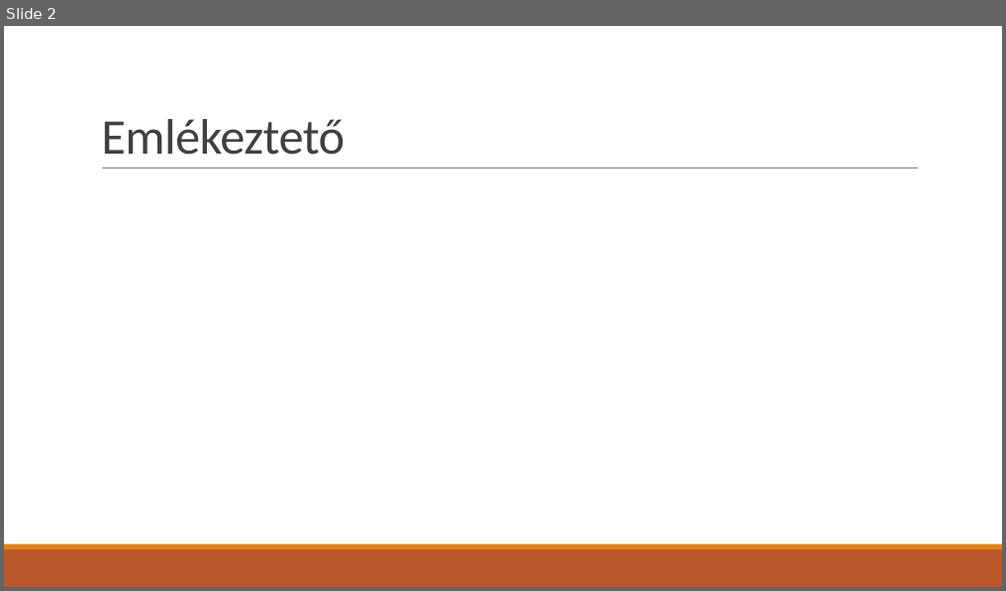
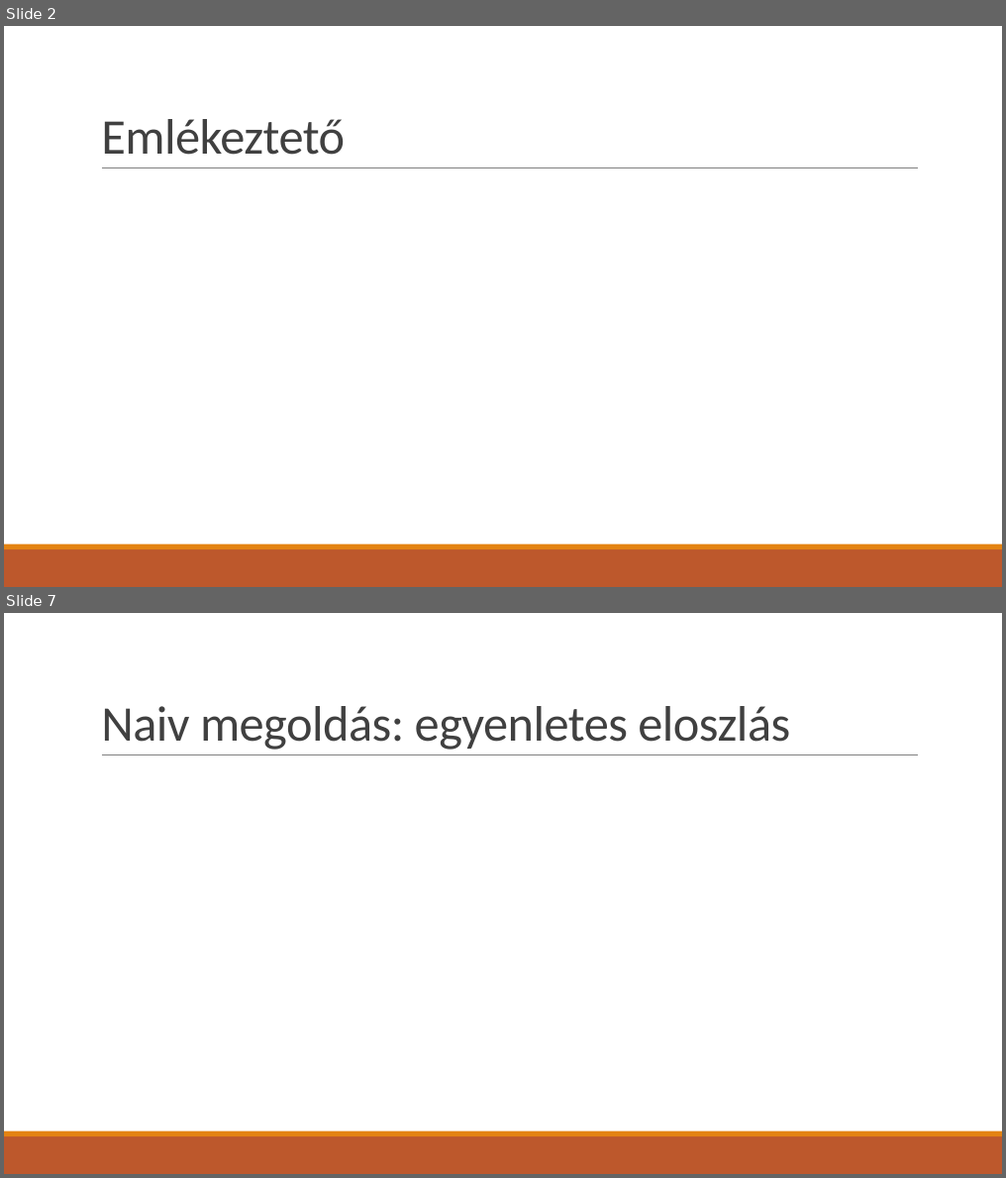
Before and after one commit to asylum2010/Asylum-s-ELTE-Exercises, a slide deck: PBR_EA_02.pptx. Shown one above the other, each under a label of ours: slide 2 before the commit, slides 2 and 7 after it; the slides between them are not shown. The pictures are 1006x591 and 1006x1178 pixels, drawn with LibreOffice and Linux fonts; fonts in the diff are those of the drawing; grey boxes stand for pictures. Boxes give left, top, right and bottom in pixels: in the first picture for what was removed or moved away, otherwise in the second. Text is boxed around its words. In the diff, an @@ line names an element or a change of style, - is before the commit and + after.

```diff
--- a/PBR_EA_02.pptx
+++ b/PBR_EA_02.pptx
@@ slide 7 added at (4,613,1002,1174), background #FFFFFF; not listed: 3 template elements that a slide beside it also shows @@
@@ title added at (101,706,790,750), 48 pt, text #404040 @@
+Naiv megoldás: egyenletes eloszlás
```
Also in this commit, not shown: 3 slides changed, 1 other slide added, 8 other files.
